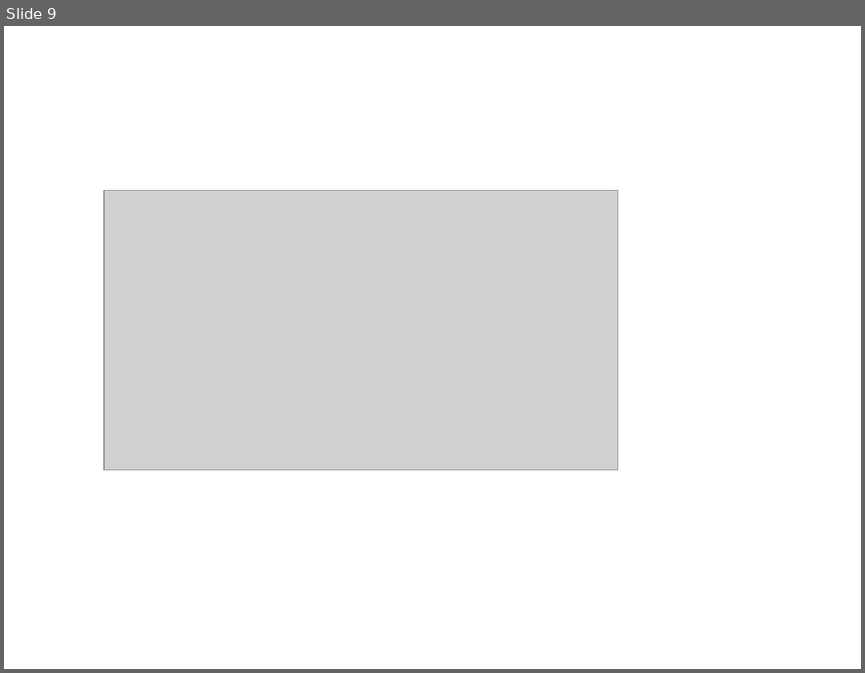
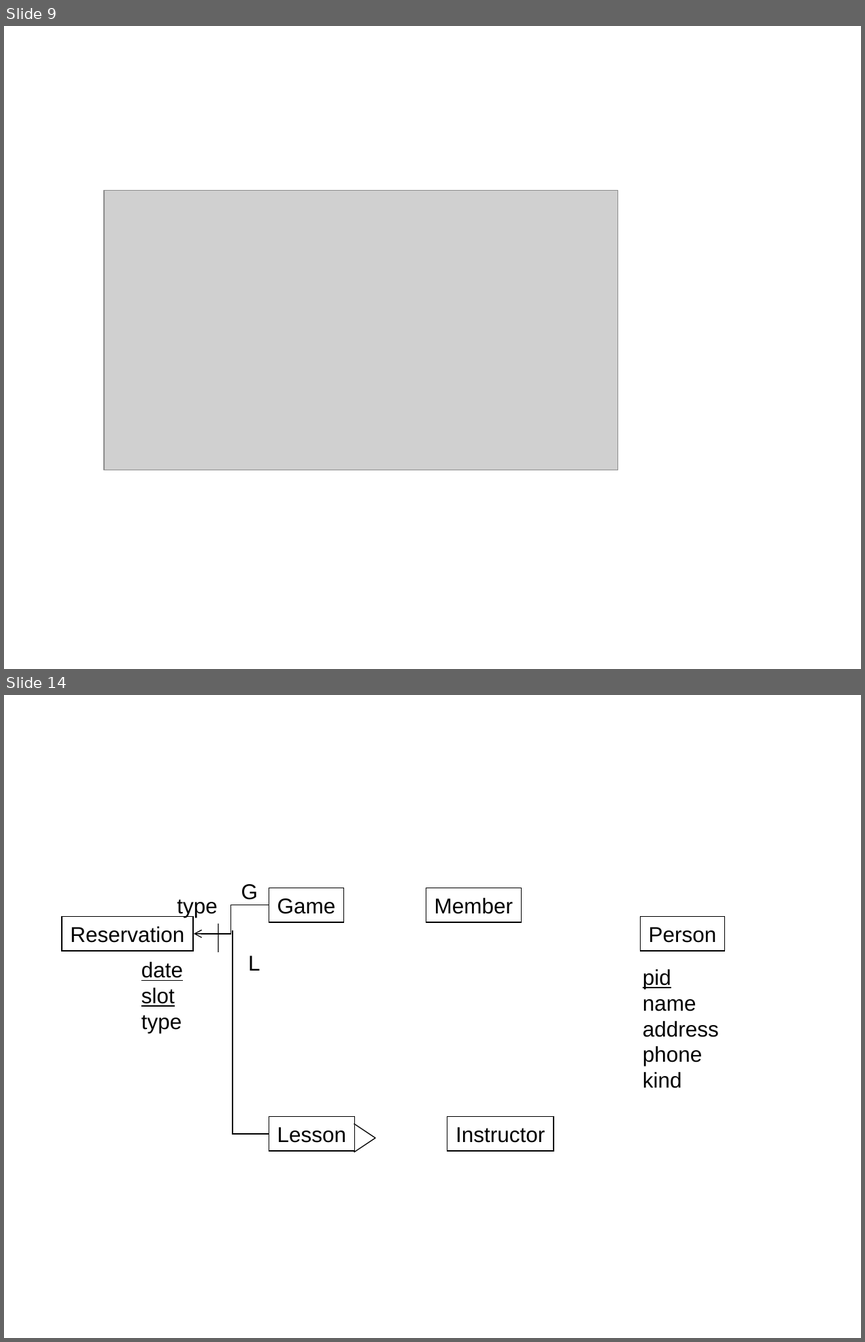
Before and after one commit to kimcharli/src-pe-tools, a slide deck: classes/CS579/dbclass/Project.ppt. Shown one above the other, each under a label of ours: slide 9 before the commit, slides 9 and 14 after it; the slides between them are not shown. The pictures are 865x673 and 865x1342 pixels, drawn with LibreOffice and Linux fonts; fonts in the diff are those of the drawing; grey boxes stand for pictures. Boxes give left, top, right and bottom in pixels: in the first picture for what was removed or moved away, otherwise in the second. Text is boxed around its words. In the diff, an @@ line names an element or a change of style, - is before the commit and + after.

```diff
--- a/classes/CS579/dbclass/Project.ppt
+++ b/classes/CS579/dbclass/Project.ppt
@@ slide 14 added at <box>4,695,861,1338</box>, background #FFFFFF @@
@@ text added at <box>241,884,258,900</box>, 18 pt, text #000000 @@
+G
@@ rectangle added at <box>269,888,344,922</box>, outline #000000 0.74 pt, 18 pt, text #000000 @@
+Game
@@ rectangle added at <box>426,888,521,922</box>, outline #000000 0.74 pt, 18 pt, text #000000 @@
+Member
@@ rectangle added at <box>62,916,193,950</box>, outline #000000 0.74 pt, 18 pt, text #000000 @@
+Reservation
@@ text added at <box>177,899,217,917</box>, 18 pt, text #000000 @@
+type
@@ elbow arrow added from (268, 905) to (193, 934), #000000 0.74 pt @@
@@ rectangle added at <box>640,916,725,950</box>, outline #000000 0.74 pt, 18 pt, text #000000 @@
+Person
@@ line added from (218, 923) to (218, 952), #000000 0.74 pt @@
@@ elbow line added from (268, 1134) to (232, 930), #000000 0.74 pt @@
@@ text added at <box>248,955,260,970</box>, 18 pt, text #000000 @@
+L
@@ text added at <box>141,962,183,1033</box>, 18 pt, text #000000, underline @@
+date
+slot
+type
@@ text added at <box>643,969,719,1088</box>, 18 pt, text #000000 @@
+pid
+name
+address
+phone
+kind
@@ rectangle added at <box>269,1117,354,1151</box>, outline #000000 0.74 pt, 18 pt, text #000000 @@
+Lesson
@@ rectangle added at <box>447,1117,553,1151</box>, outline #000000 0.74 pt, 18 pt, text #000000 @@
+Instructor
@@ freeform shape added at <box>354,1123,375,1152</box>, outline #000000 0.74 pt @@
```
Also in this commit, not shown: 1 slide changed, 4 other slides added, 1 other file.
